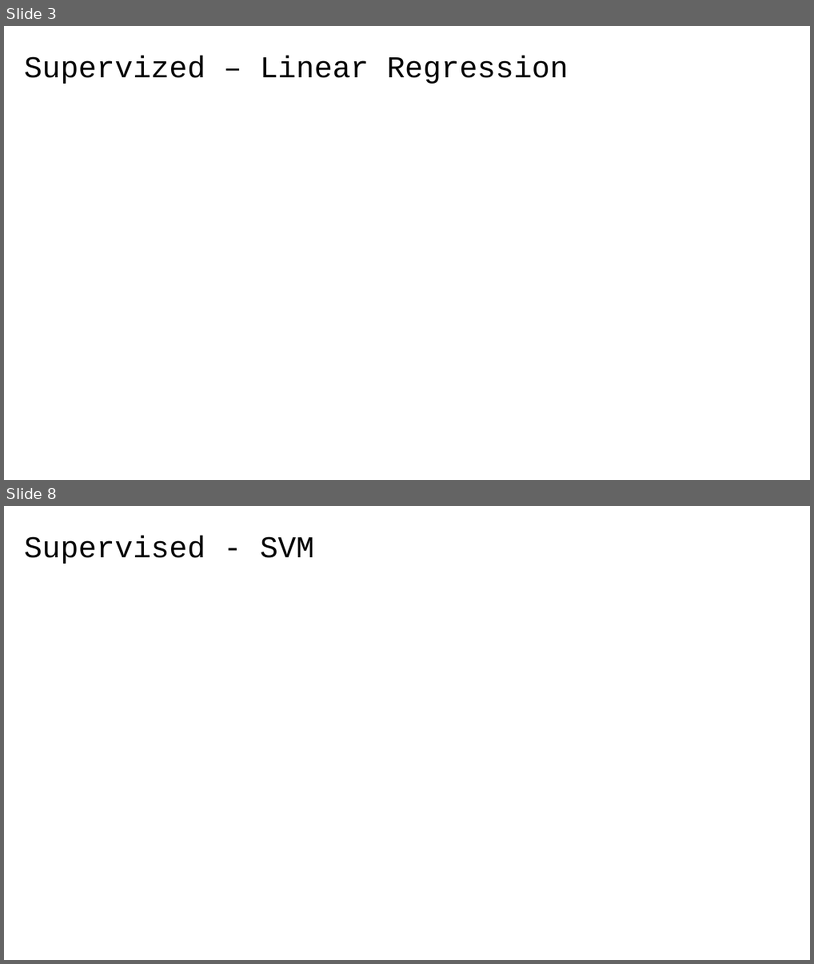
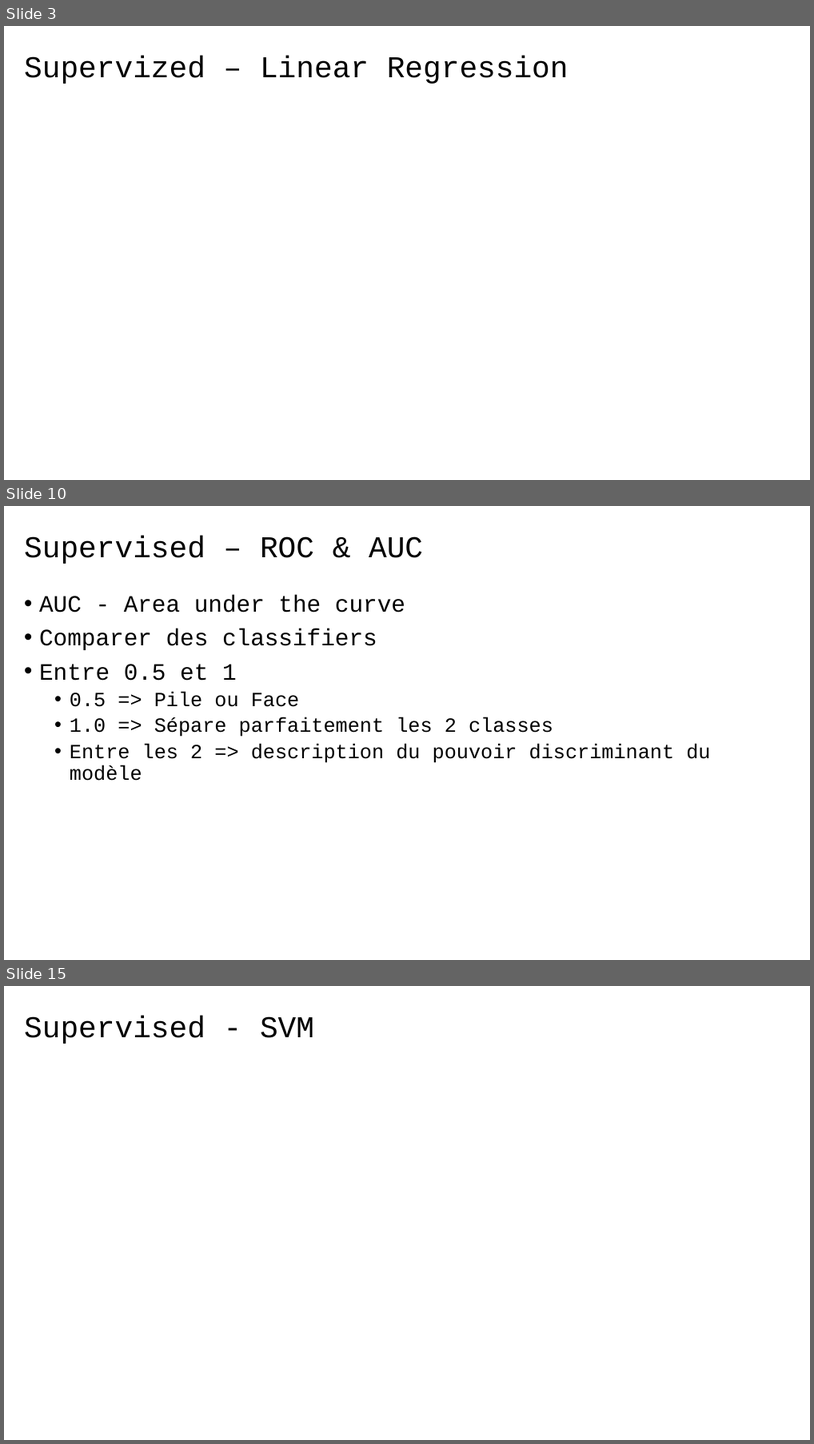
Before and after one commit to 40tude/fullstack_mars_2024_2, a slide deck: 12_assets/course_review.pptx. Shown one above the other, each under a label of ours: slides 3 and 8 before the commit, slides 3, 10 and 15 after it; the slides between them are not shown. The pictures are 814x964 and 814x1444 pixels, drawn with LibreOffice and Linux fonts; fonts in the diff are those of the drawing; grey boxes stand for pictures. Boxes give left, top, right and bottom in pixels: in the first picture for what was removed or moved away, otherwise in the second. Text is boxed around its words. In the diff, an @@ line names an element or a change of style, - is before the commit and + after.

```diff
--- a/12_assets/course_review.pptx
+++ b/12_assets/course_review.pptx
@@ slide 10 added at [4, 506, 810, 960], background #FFFFFF @@
@@ title added at [24, 536, 423, 564], 36 pt, text #000000 @@
+Supervised – ROC & AUC
@@ text added at [39, 595, 710, 780], 24 pt, text #000000 @@
+• AUC - Area under the curve
+• Comparer des classifiers
+• Entre 0.5 et 1
+  • 0.5 => Pile ou Face
+  • 1.0 => Sépare parfaitement les 2 classes
+  • Entre les 2 => description du pouvoir discriminant du modèle
@@ what was slide 8 is now slide 15 @@
```
Also in this commit, not shown: 5 slides changed, 7 other slides added, 2 slides removed.
